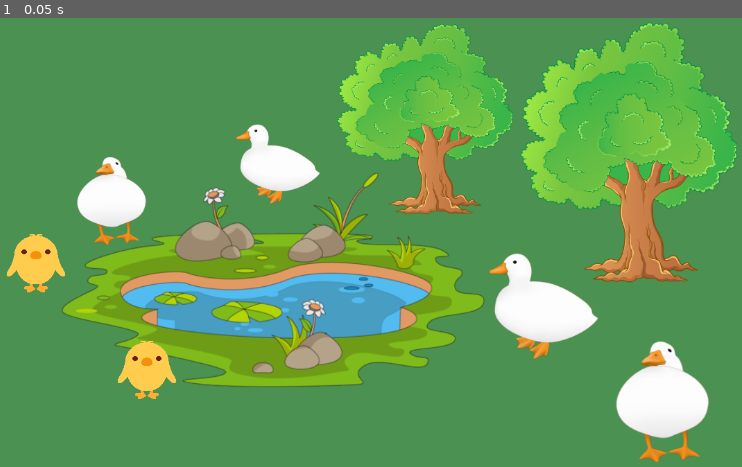
Above: before the commit, frame 1.
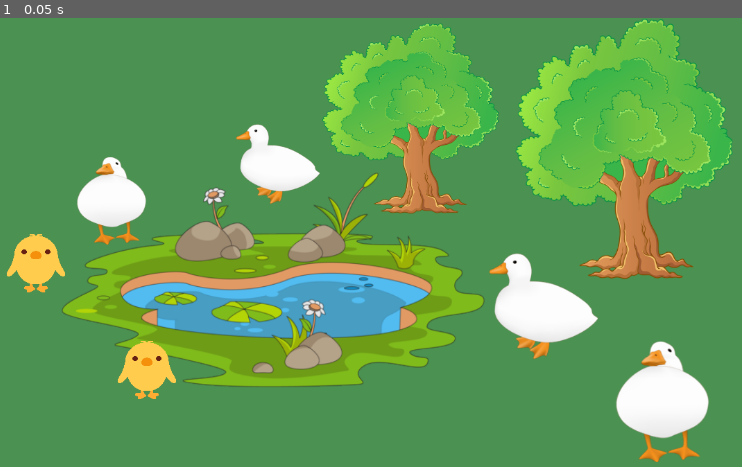
Above: after the commit, the same moment.

Repository: jalola1/Juliana-A-Game-Design-Labs
Game: Godot game, scene res://main scene.tscn
The game is run twice, just before and just after one commit, with the same random seed, the same clock (stepped at 60 frames per second) and the same inputs.
Inputs:
- Up to frame 1 (0.05 s): no input

The runs differ from the first frame. In frame 1, 7.1% of the frame differs, in the area x 43-100%, y 0-60%.

Commit message:
Created a green space with ducks, a lake and a forest

Diff:
--- a/lab-1/main scene.tscn
+++ b/lab-1/main scene.tscn
@@ -24,7 +24,7 @@
 texture = ExtResource("3_nor8o")
 
 [node name="Tree" type="Sprite2D" parent="."]
-position = Vector2(989, 194)
+position = Vector2(982, 189)
 scale = Vector2(0.682836, 0.64)
 texture = ExtResource("4_b0ivw")
 
@@ -49,6 +49,6 @@
 texture = ExtResource("2_smur8")
 
 [node name="Tree2" type="Sprite2D" parent="."]
-position = Vector2(695, 146)
+position = Vector2(674, 145)
 scale = Vector2(0.554904, 0.468333)
 texture = ExtResource("4_b0ivw")
